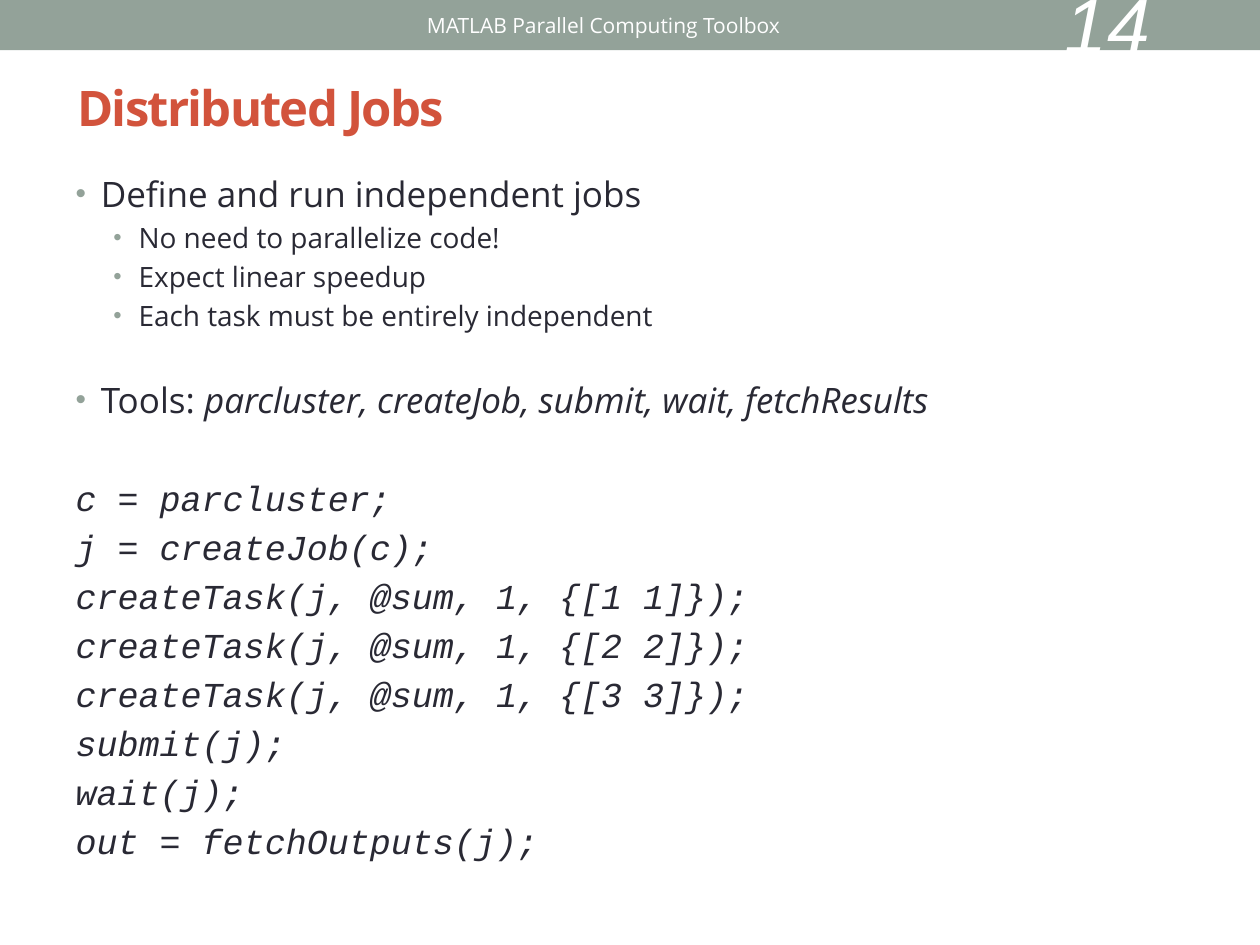
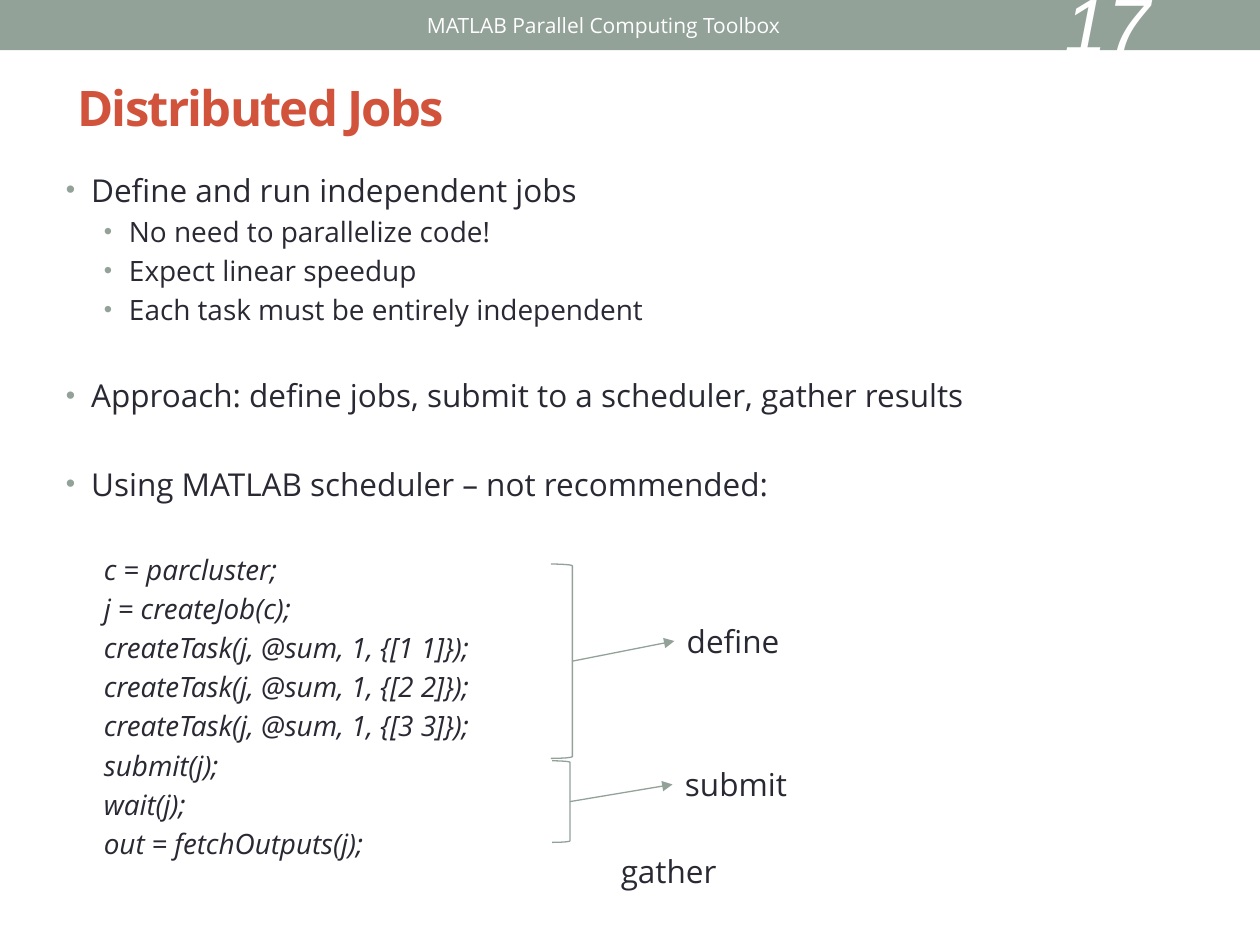
Before and after one commit to keithfma/bu_tutorial_matlab_parallel, a slide deck: slide 17 of slides.pptx (slide 14 before the commit). Drawn at 1260x945 pixels with LibreOffice and Linux fonts; fonts in the diff are those of the drawing. Boxes give left, top, right and bottom in pixels: in the first picture for what was removed or moved away, otherwise in the second. Text is boxed around its words. In the diff, an @@ line names an element or a change of style, - is before the commit and + after.

```diff
--- a/slides.pptx
+++ b/slides.pptx
@@ page number at (1064, 0, 1150, 68): text changed @@
-14
+17
@@ text "Define and run independent jobs": place and size @@
-text "Define and run independent jobs" at (76, 180, 928, 855)
+text "Define and run independent jobs" at (91, 178, 963, 861)
@@ text at (91, 178, 576, 861): size 20 to 18 pt in "Define and run independent jobs"; size 20 to 16 pt, font Courier New to Open Sans in "c = parcluster;", "j = createJob(c);", "createTask(j, @sum, 1, {[1 1]});", "createTask(j, @sum, 1, {[2 2]});" and 4 more places; list level 1 to 2 in "c = parcluster;"; list level 1 to 2 in "j = createJob(c);"; list level 1 to 2 in "createTask(j, @sum, 1, {[1 1]});"; list level 1 to 2 in "createTask(j, @sum, 1, {[2 2]});"; list level 1 to 2 in "createTask(j, @sum, 1, {[3 3]});"; list level 1 to 2 in "submit(j);"; list level 1 to 2 in "wait(j);"; list level 1 to 2 in "out = fetchOutputs(j);" @@
@@ text at (91, 383, 963, 504): text changed; size 20 to 18 pt; italic off @@
-• Tools: parcluster, createJob, submit, wait, fetchResults
+• Approach: define jobs, submit to a scheduler, gather results
+• Using MATLAB scheduler – not recommended:
@@ right bracket added at (551, 564, 572, 759), outline #93A299 0.75 pt @@
@@ text added at (687, 629, 780, 654), 18 pt, text #292934 @@
+define
@@ arrow added from (572, 662) to (674, 641), #93A299 0.75 pt @@
@@ right bracket added at (552, 761, 570, 843), outline #93A299 0.75 pt @@
@@ text added at (685, 772, 787, 797), 18 pt, text #292934 @@
+submit
@@ arrow added from (570, 801) to (673, 785), #93A299 0.75 pt @@
@@ text added at (621, 859, 717, 891), 18 pt, text #292934 @@
+gather
```
Also in this commit, not shown: 18 other slides changed, 8 slides added, 3 other files.
